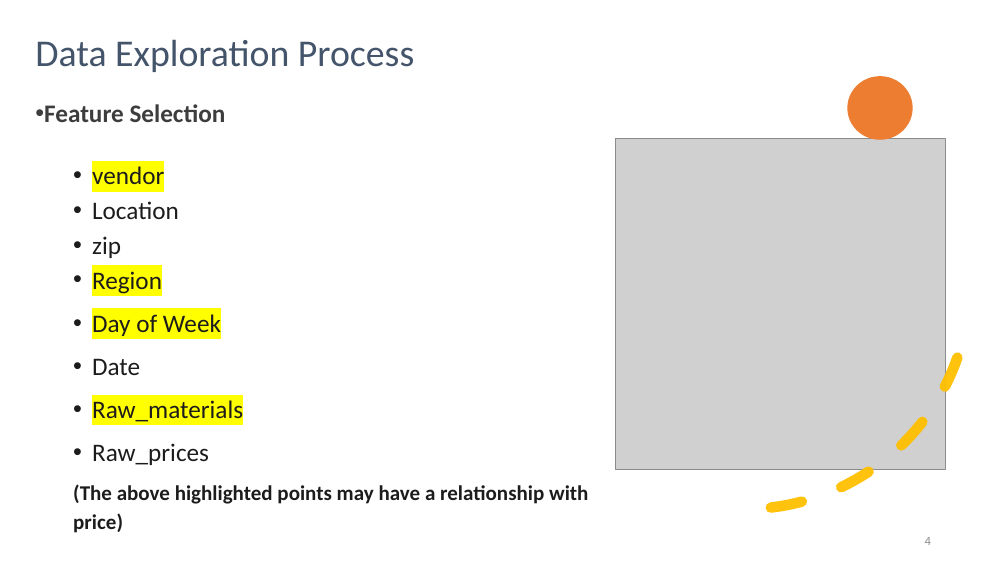
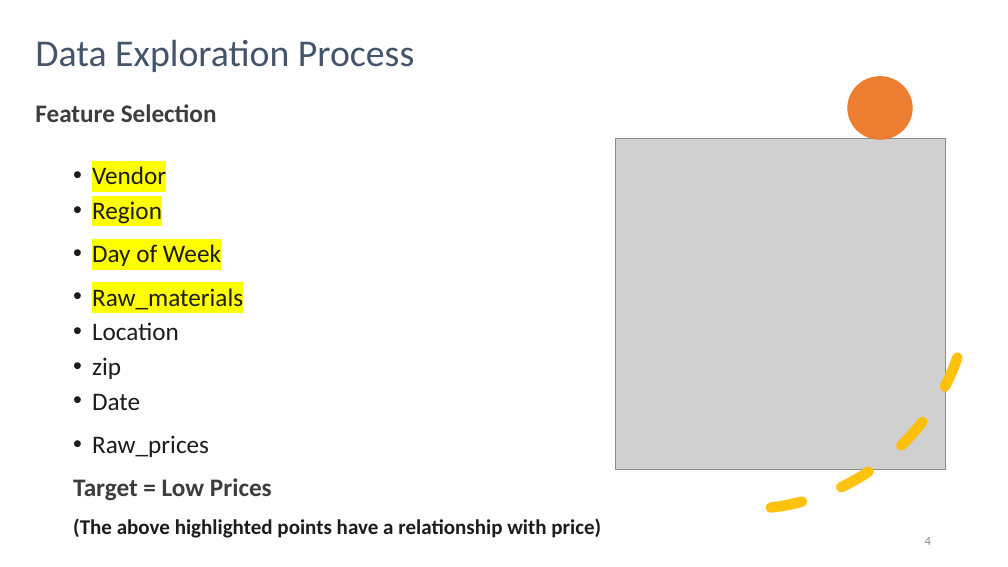
Before and after one commit to thegreatkeej/Estimator_Project, a slide deck: slide 4 of Team14_Presentation_Kijahre.pptx. Drawn at 1008x567 pixels with LibreOffice and Linux fonts; fonts in the diff are those of the drawing; grey boxes stand for pictures. Boxes give left, top, right and bottom in pixels: in the first picture for what was removed or moved away, otherwise in the second. Text is boxed around its words. In the diff, an @@ line names an element or a change of style, - is before the commit and + after.

```diff
--- a/Team14_Presentation_Kijahre.pptx
+++ b/Team14_Presentation_Kijahre.pptx
@@ text at (35,104,217,122): bullet • to none @@
@@ text at (92,166,243,310): text changed @@
-  • vendor
+  • Vendor
+  • Region
+  • Day of Week
+  • Raw_materials
@@ text at (92,271,221,336): paragraphs removed @@
-  • Region
-  • Day of Week
@@ text at (92,400,243,422): paragraph removed @@
-  • Raw_materials
@@ text at (73,478,601,538): text changed @@
-  (The above highlighted points may have a relationship with price)
+  Target = Low Prices
+  (The above highlighted points have a relationship with price)
```
Also in this commit, not shown: 1 other slide changed, 1 slide added, 26 other files.
